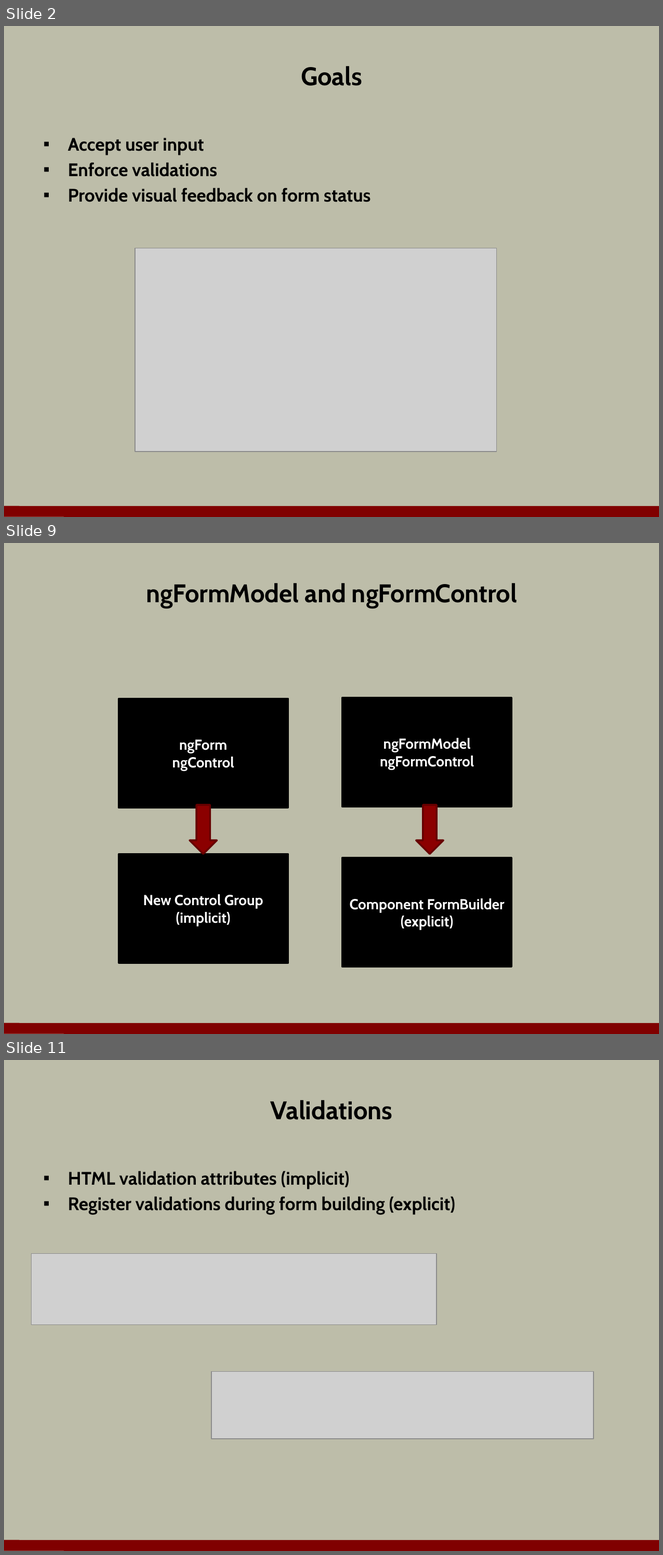
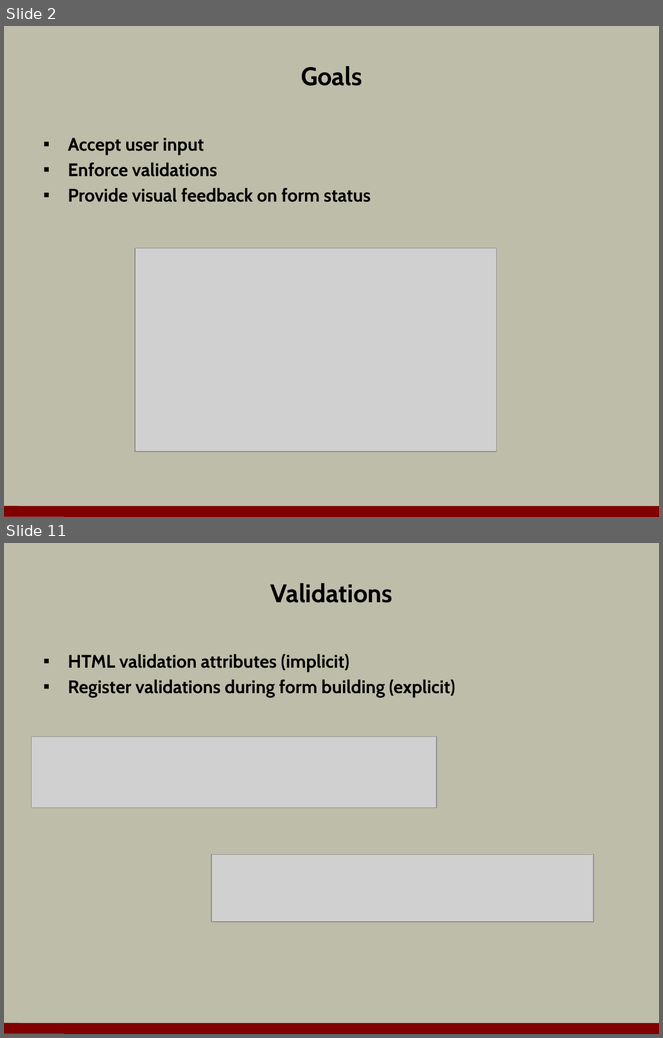
Before and after one commit to OdeToCode/classes, a slide deck: angular2/slides/06_forms.pptx. Shown one above the other, each under a label of ours: slides 2, 9 and 11 before the commit, slides 2 and 11 after it; the slides between them are not shown. The pictures are 663x1555 and 663x1038 pixels, drawn with LibreOffice and Linux fonts; fonts in the diff are those of the drawing; grey boxes stand for pictures; background and template pictures are left out. Boxes give left, top, right and bottom in pixels: in the first picture for what was removed or moved away, otherwise in the second. Text is boxed around its words. In the diff, an @@ line names an element or a change of style, - is before the commit and + after.

```diff
--- a/angular2/slides/06_forms.pptx
+++ b/angular2/slides/06_forms.pptx
@@ slide 9 removed at [4, 543, 659, 1034], background #BDBDA9; not listed: 1 template element that a slide beside it also shows @@
@@ title removed at [146, 583, 517, 608] @@
-ngFormModel and ngFormControl
@@ rectangle removed at [343, 697, 512, 807] @@
-ngFormModel
-ngFormControl
@@ rectangle removed at [118, 699, 288, 808] @@
-ngForm
-ngControl
@@ right arrow removed at [190, 806, 217, 854] @@
@@ right arrow removed at [416, 806, 443, 854] @@
@@ rectangle removed at [118, 854, 288, 964] @@
-New Control Group
-(implicit)
@@ rectangle removed at [343, 858, 512, 967] @@
-Component FormBuilder
-(explicit)
```
Also in this commit, not shown: 3 slides changed, 7 slides added, 8 other slides removed.
